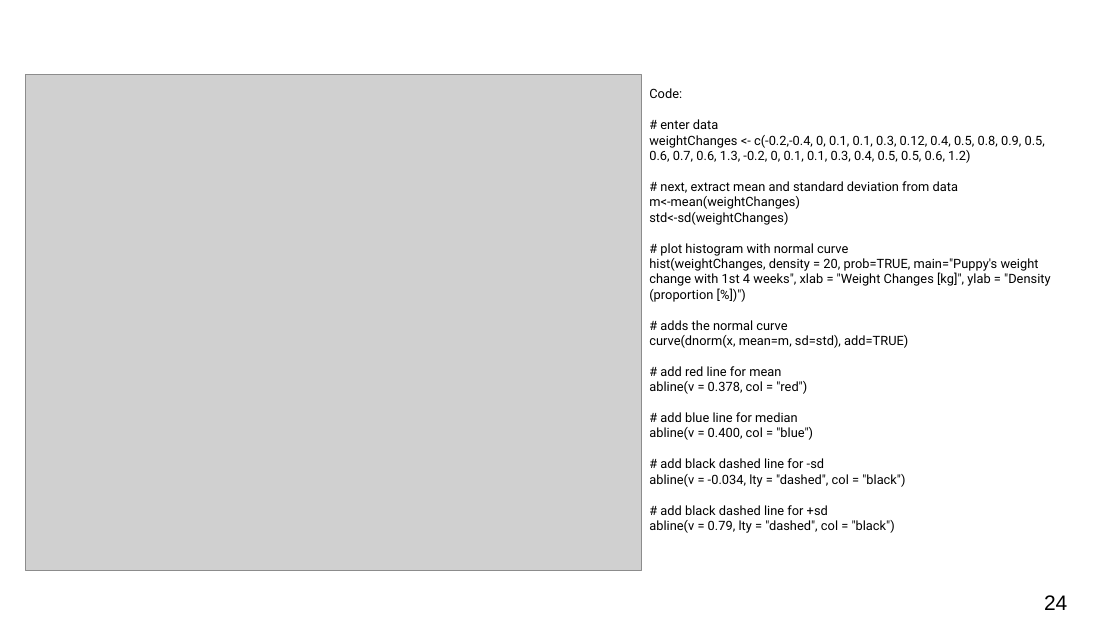
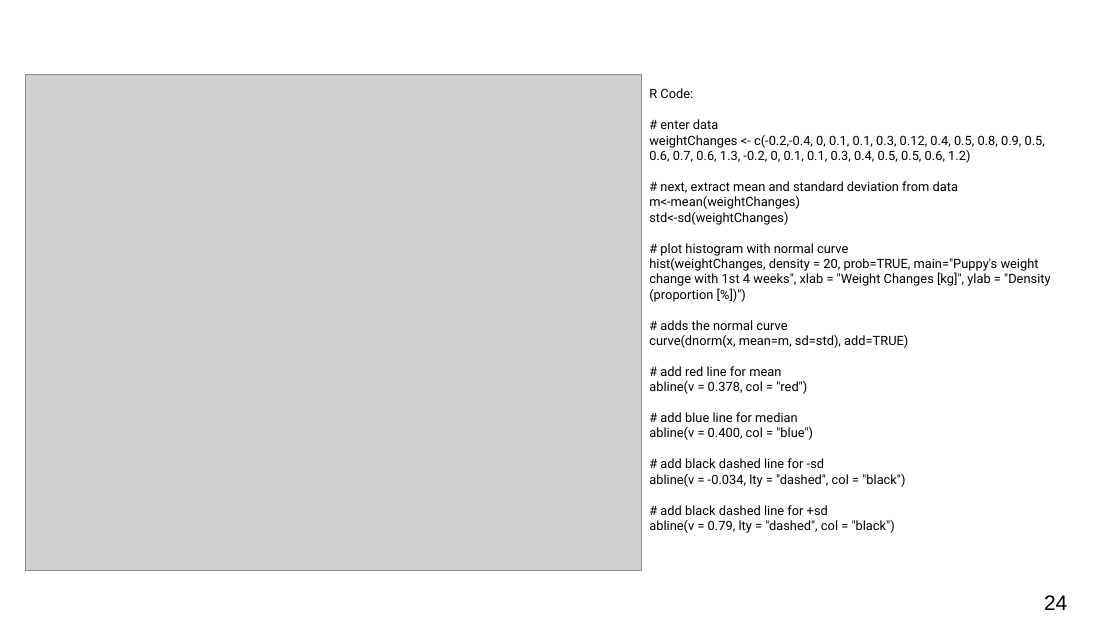
Before and after one commit to UCLPG-MSC-SGDS/POLS0008, a slide deck: slide 24 of Lecture_notes_ppts/POLS0008-2022-23 Week 3 Examining Data II.pptx. Drawn at 1120x630 pixels with LibreOffice and Linux fonts; fonts in the diff are those of the drawing; grey boxes stand for pictures. Boxes give left, top, right and bottom in pixels: in the first picture for what was removed or moved away, otherwise in the second. Text is boxed around its words. In the diff, an @@ line names an element or a change of style, - is before the commit and + after.

```diff
--- a/Lecture_notes_ppts/POLS0008-2022-23 Week 3 Examining Data II.pptx
+++ b/Lecture_notes_ppts/POLS0008-2022-23 Week 3 Examining Data II.pptx
@@ text at box(649, 88, 693, 98): text changed @@
-Code:
+R Code:
```
Also in this commit, not shown: 7 other slides changed, 2 slides added, 6 other files.
